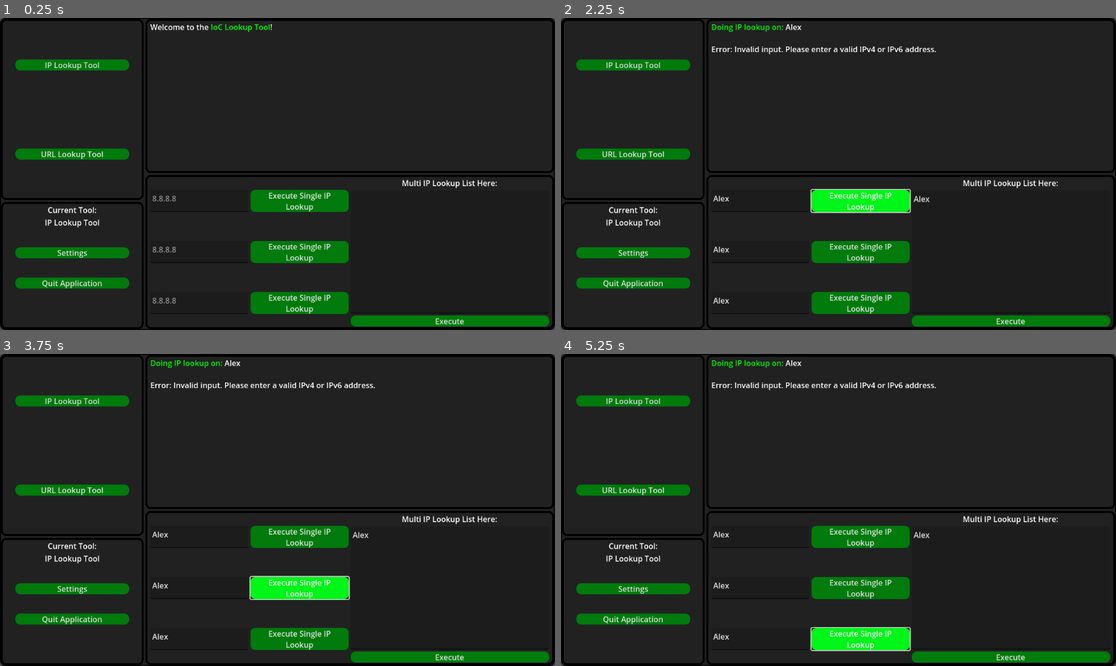
Above: before the commit, frames 1-4 (two rows, left to right).
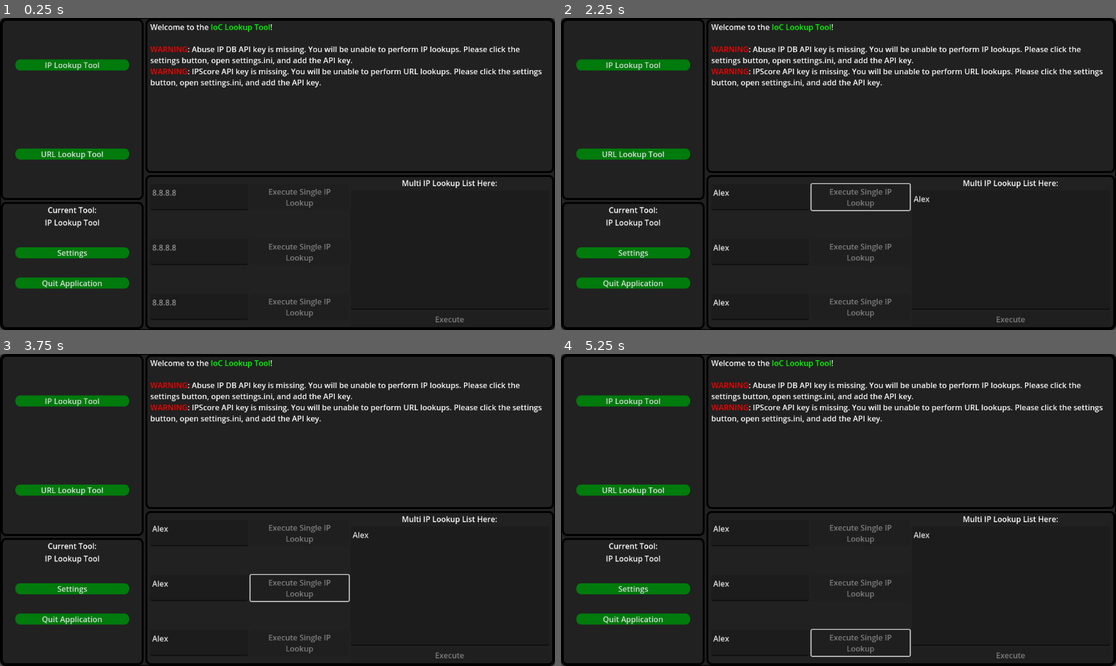
Above: after the commit, the same moments.

Repository: Noah-r70527/IoC-Lookup-Tool
Game: Godot game, scene res://scenes/IoCLookupTool.tscn
Two runs of this game, one before a commit and one after it. Both use one fixed random seed, a clock stepped at 60 frames per second and the inputs below.
Inputs (mouse positions are in pixels of both pictures, inside the frame that each line leads up to):
- Up to frame 1 (0.25 s): no input
- Up to frame 2 (2.25 s): click (760, 202) at 0.52 s; type "Alex" at 0.6 s; click (760, 252) at 0.75 s; type "Alex" at 0.83 s; click (760, 301) at 0.98 s; type "Alex" at 1.07 s; click (1010, 252) at 1.27 s; type "Alex" at 1.35 s; click (860, 202) at 2 s, where only the run before the commit has a clickable "Execute Single IP Lookup"
- Up to frame 3 (3.75 s): click (299, 538) at 2.75 s, where only the run before the commit has a clickable "Execute Single IP Lookup"; click (299, 588) at 3.5 s, where only the run before the commit has a clickable "Execute Single IP Lookup"
- Up to frame 4 (5.25 s): click (860, 588) at 4.25 s, where only the run before the commit has a clickable "Execute Single IP Lookup"; click (860, 637) at 5 s, where only the run before the commit has a clickable "Execute Single IP Lookup"

The runs differ from the first frame. In frame 1, 7.2% of the frame differs, in the area x 27-99%, y 9-99%; in frame 2, 7.8%; in frame 3, 7.8%, in the area x 27-99%, y 2-99%; in frame 4, 7.7%.

Commit message:
Updated some stuff

Diff:
--- a/scenes/tools/UrlLookupTool.tscn
+++ b/scenes/tools/UrlLookupTool.tscn
@@ -1,6 +1,6 @@
 [gd_scene load_steps=5 format=3 uid="uid://bhxhbrimod6r8"]
 
-[ext_resource type="Script" uid="uid://d2qgm0m7jrpcb" path="res://scenes/tools/url_lookup_tool.gd" id="1_kfh15"]
+[ext_resource type="Script" uid="uid://d2qgm0m7jrpcb" path="res://scripts/url_lookup_tool.gd" id="1_kfh15"]
 [ext_resource type="Theme" uid="uid://cvjkotbfb80tq" path="res://assets/UIMainTheme.tres" id="2_kfh15"]
 
 [sub_resource type="StyleBoxFlat" id="StyleBoxFlat_jehqg"]
--- a/scripts/ioc_lookup_tool.gd
+++ b/scripts/ioc_lookup_tool.gd
@@ -1,11 +1,17 @@
 extends Control
 
 @onready var tool_box = %ToolBox
+@onready var output_display = %OutputDisplay
 
 func _ready():
+	if not ConfigHandler.get_config_value("ABUSE_IP_API_KEY"):
+		output_display.append_text("\n\n[color=red]WARNING[/color]: Abuse IP DB API key is missing. You will be unable to perform IP lookups. Please click the settings button, open settings.ini, and add the API key.")
+
+	if not ConfigHandler.get_config_value("IPSCORE_API_KEY"):
+			output_display.append_text("\n[color=red]WARNING[/color]: IPScore API key is missing. You will be unable to perform URL lookups. Please click the settings button, open settings.ini, and add the API key.")
+
 	%SettingsButton.pressed.connect(on_settings_clicked)
 	%"Quit Button".pressed.connect(quit_program)
-
 	for node in %ToolVbox.get_children():
 		node.switch_tool.connect(handle_swap_tool)
 
--- a/scripts/ip_lookup_tool.gd
+++ b/scripts/ip_lookup_tool.gd
@@ -17,6 +17,9 @@
 	network_button.pressed.connect(do_network_lookup)
 	report_button.pressed.connect(do_report_lookup)
 	multi_button.pressed.connect(do_multi_lookup)
+	if !ConfigHandler.get_config_value("ABUSE_IP_API_KEY"):
+		for button in [single_button, multi_button, network_button, report_button]:
+			button.disabled = true
 
 
 func do_single_IP_Lookup():
--- a/scenes/tools/url_lookup_tool.gd
+++ b/scripts/url_lookup_tool.gd
@@ -13,6 +13,11 @@
 func _ready():
 	single_url_button.pressed.connect(do_single_url_Lookup)
 	multi_url_button.pressed.connect(do_multi_url_lookup)
+
+	if !ConfigHandler.get_config_value("IPSCORE_API_KEY"):
+		for button in [multi_url_button, single_url_button, dns_lookup_button]:
+			button.disabled = true
+
 
 
 func do_single_url_Lookup():
Renamed: scenes/tools/url_lookup_tool.gd.uid -> scripts/url_lookup_tool.gd.uid
